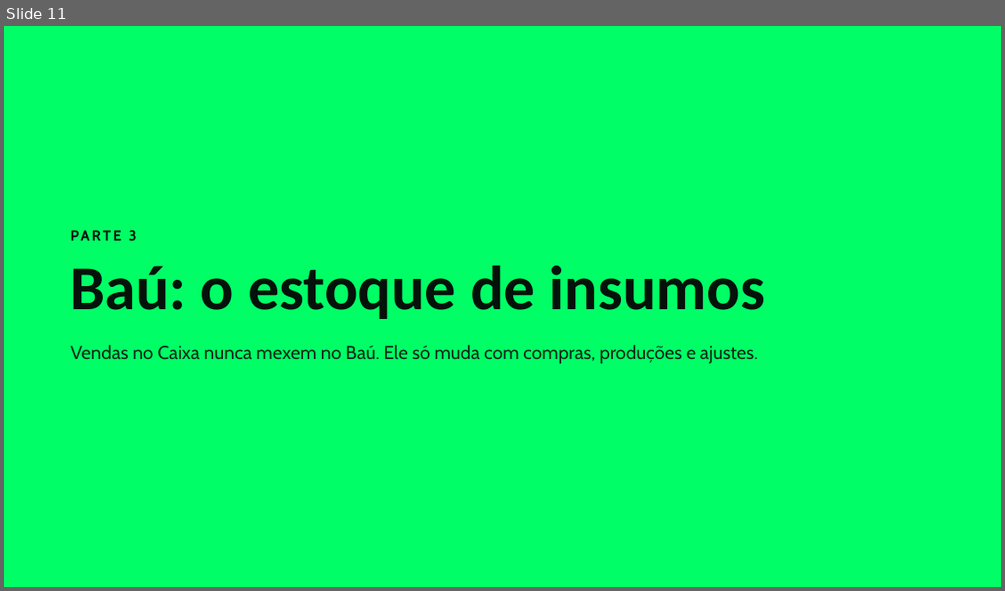
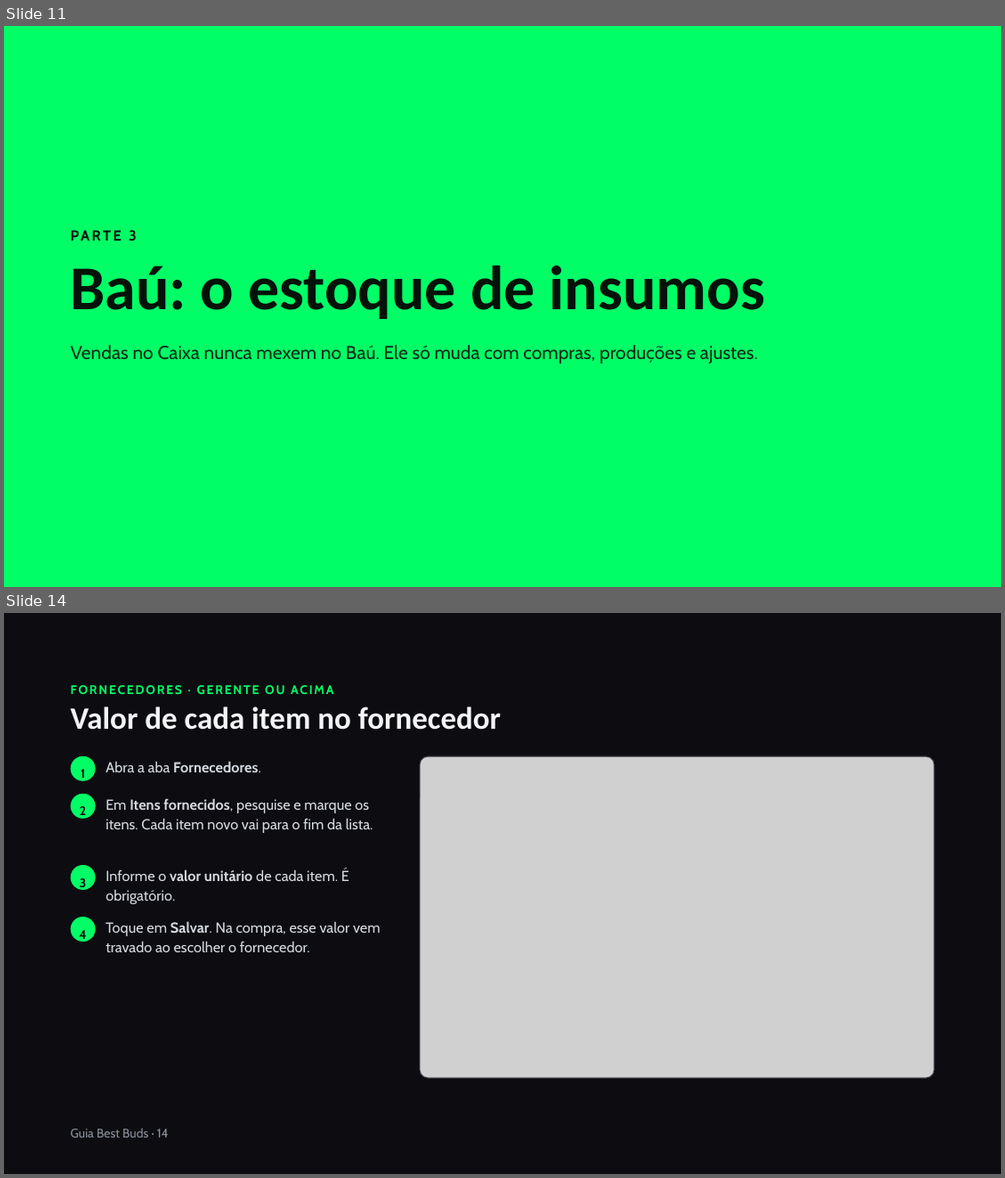
Before and after one commit to BESTBUDSOFC/BESTBUDS, a slide deck: docs/Guia_do_Sistema_Best_Buds.pptx. Shown one above the other, each under a label of ours: slide 11 before the commit, slides 11 and 14 after it; the slides between them are not shown. The pictures are 1005x591 and 1005x1178 pixels, drawn with LibreOffice and Linux fonts; fonts in the diff are those of the drawing; grey boxes stand for pictures. Boxes give left, top, right and bottom in pixels: in the first picture for what was removed or moved away, otherwise in the second. Text is boxed around its words. In the diff, an @@ line names an element or a change of style, - is before the commit and + after.

```diff
--- a/docs/Guia_do_Sistema_Best_Buds.pptx
+++ b/docs/Guia_do_Sistema_Best_Buds.pptx
@@ slide 14 added at (4,613,1001,1174), background #0D0D11 @@
@@ text added at (71,685,333,694), 12 pt, text #00FF66, bold @@
+FORNECEDORES · GERENTE OU ACIMA
@@ text added at (71,706,501,730), 30 pt, text #F3F4F6, bold @@
+Valor de cada item no fornecedor
@@ rounded rectangle added at (71,755,96,780), fill #00FF66 @@
@@ text added at (81,769,85,781), 12 pt, text #0D0D11, bold @@
+1
@@ text added at (105,761,261,772), 14 pt, text #D5D9E0, bold @@
+Abra a aba Fornecedores.
@@ rounded rectangle added at (420,755,935,1078), fill #15151C @@
@@ picture added at (420,756,934,1078) @@
@@ rounded rectangle added at (420,756,934,1078), outline #282836 0.5 pt @@
@@ rounded rectangle added at (71,793,96,818), fill #00FF66 @@
@@ text added at (105,798,373,833), 14 pt, text #D5D9E0 @@
+Em Itens fornecidos, pesquise e marque os itens. Cada item novo vai para o fim da lista.
@@ text added at (80,806,86,819), 12 pt, text #0D0D11, bold @@
+2
@@ rounded rectangle added at (71,865,96,890), fill #00FF66 @@
@@ text added at (80,878,87,891), 12 pt, text #0D0D11, bold @@
+3
@@ text added at (105,869,349,904), 14 pt, text #D5D9E0 @@
+Informe o valor unitário de cada item. É obrigatório.
@@ rounded rectangle added at (71,916,96,941), fill #00FF66 @@
@@ text added at (80,930,87,942), 12 pt, text #0D0D11, bold @@
+4
@@ text added at (105,921,380,952), 14 pt, text #D5D9E0 @@
+Toque em Salvar. Na compra, esse valor vem travado ao escolher o fornecedor.
@@ text added at (71,1127,169,1137), 12 pt, text #8A909C @@
+Guia Best Buds · 14
```
Also in this commit, not shown: 11 slides changed, 1 other slide added, 1 other file.
